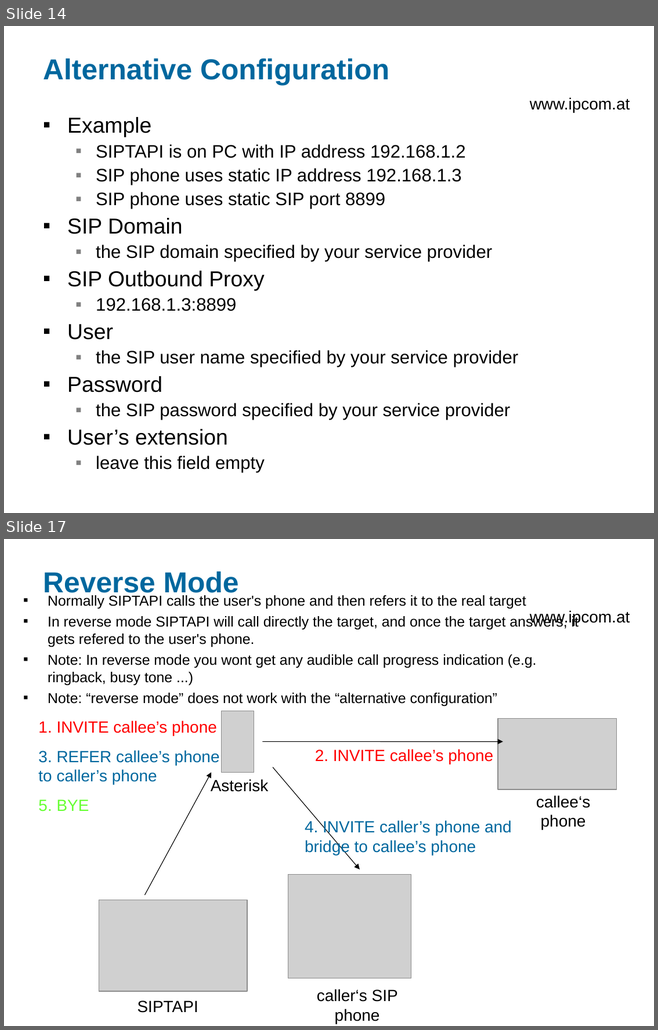
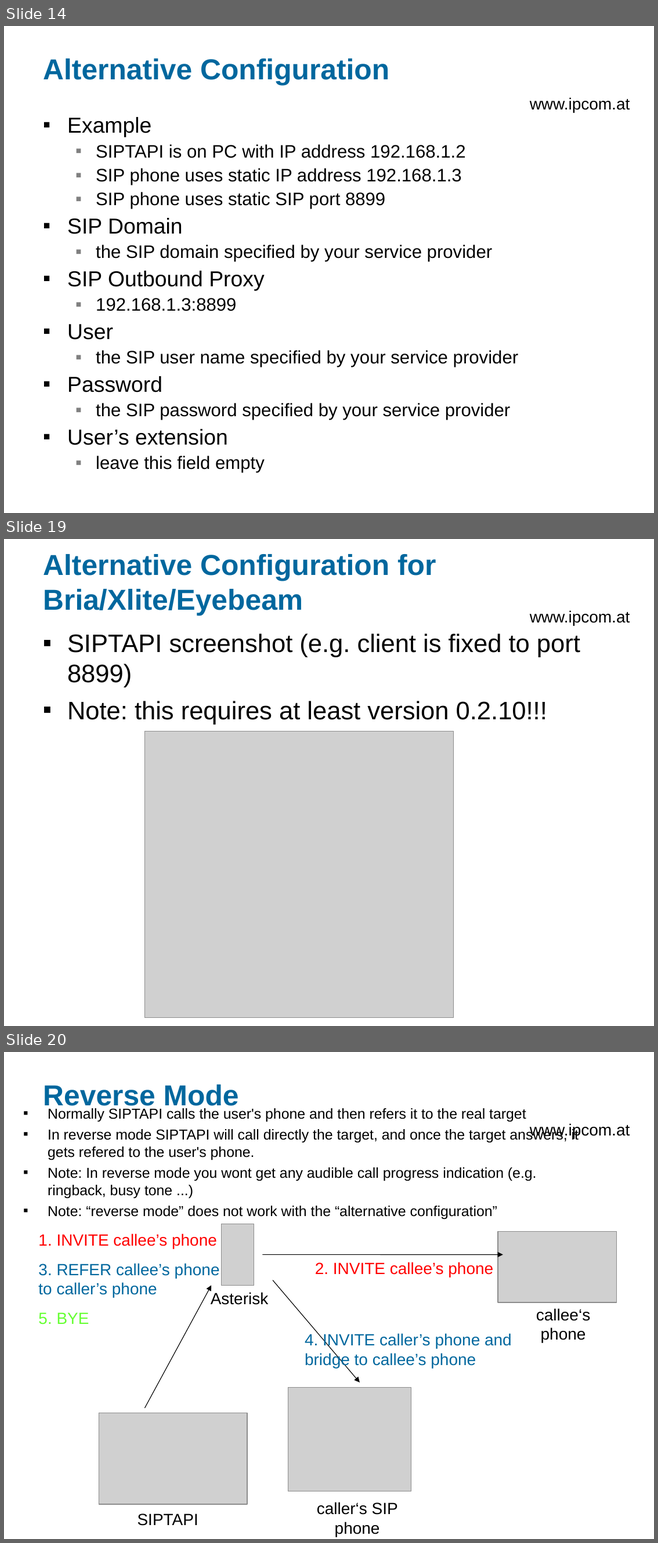
Before and after one commit to egilkh/siptapi, a slide deck: doc/SIPTAPI-README-0.4.ppt. Shown one above the other, each under a label of ours: slides 14 and 17 before the commit, slides 14, 19 and 20 after it; the slides between them are not shown. The pictures are 658x1030 and 658x1543 pixels, drawn with LibreOffice and Linux fonts; fonts in the diff are those of the drawing; grey boxes stand for pictures; background and template pictures are left out. Boxes give left, top, right and bottom in pixels: in the first picture for what was removed or moved away, otherwise in the second. Text is boxed around its words. In the diff, an @@ line names an element or a change of style, - is before the commit and + after.

```diff
--- a/doc/SIPTAPI-README-0.4.ppt
+++ b/doc/SIPTAPI-README-0.4.ppt
@@ slide 19 added at (x1=4, y1=539, x2=654, y2=1026), background #FFFFFF; not listed: 1 template element that a slide beside it also shows @@
@@ title added at (x1=43, y1=554, x2=436, y2=616), 32 pt, text #00679E, bold @@
+Alternative Configuration for Bria/Xlite/Eyebeam
@@ text added at (x1=67, y1=634, x2=580, y2=725), 28 pt, text #000000 @@
+▪ SIPTAPI screenshot (e.g. client is fixed to port 8899)
+▪ Note: this requires at least version 0.2.10!!!
@@ picture added at (x1=144, y1=732, x2=453, y2=1017) @@
@@ what was slide 17 is now slide 20 @@
```
Also in this commit, not shown: 2 slides changed, 2 other slides added, 8 other files.
